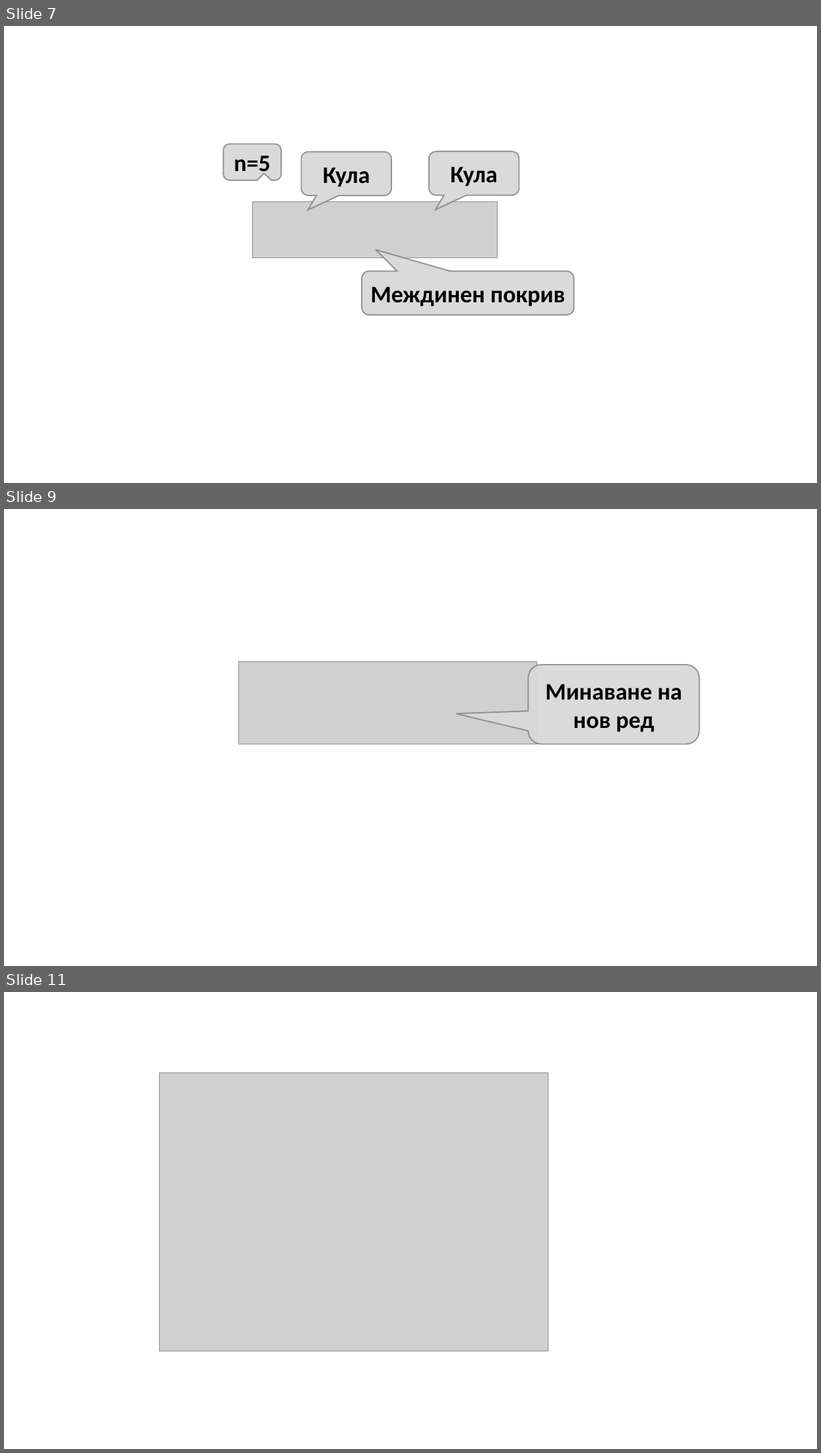
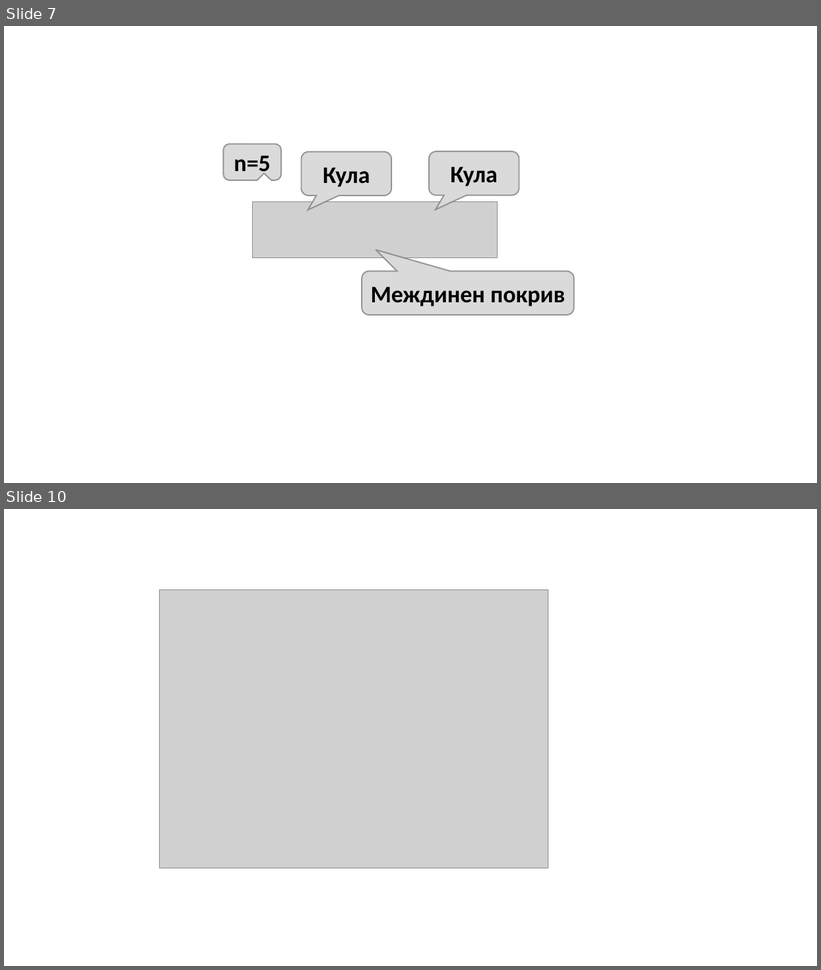
Before and after one commit to SoftUni/Programming-Basics-Book-CSharp-BG, a slide deck: assets/chapter-6-images/chapter-6-images.pptx. Shown one above the other, each under a label of ours: slides 7, 9 and 11 before the commit, slides 7 and 10 after it; the slides between them are not shown. The pictures are 821x1453 and 821x970 pixels, drawn with LibreOffice and Linux fonts; fonts in the diff are those of the drawing; grey boxes stand for pictures. Boxes give left, top, right and bottom in pixels: in the first picture for what was removed or moved away, otherwise in the second. Text is boxed around its words. In the diff, an @@ line names an element or a change of style, - is before the commit and + after.

```diff
--- a/assets/chapter-6-images/chapter-6-images.pptx
+++ b/assets/chapter-6-images/chapter-6-images.pptx
@@ slide 9 removed at (4,509,817,966), background #FFFFFF @@
@@ picture removed at (238,661,537,744) @@
@@ rounded speech box removed at (529,665,700,744) @@
-Минаване на нов ред
@@ what was slide 11 is now slide 10 @@
```
Also in this commit, not shown: 1 slide changed, 1 slide added, 1 other slide removed, 6 other files.
